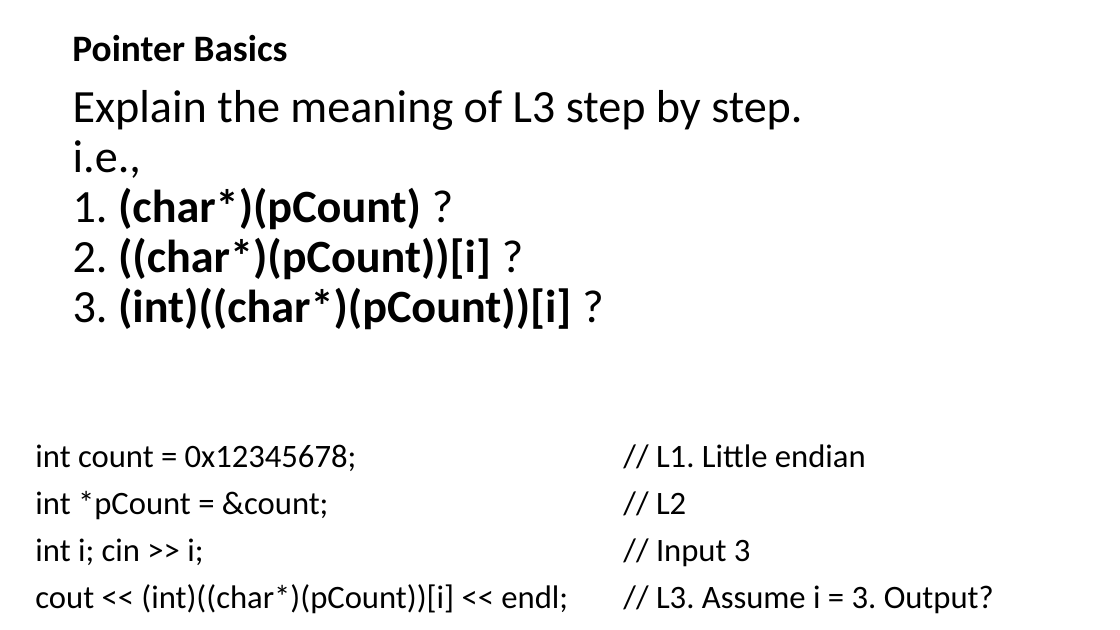
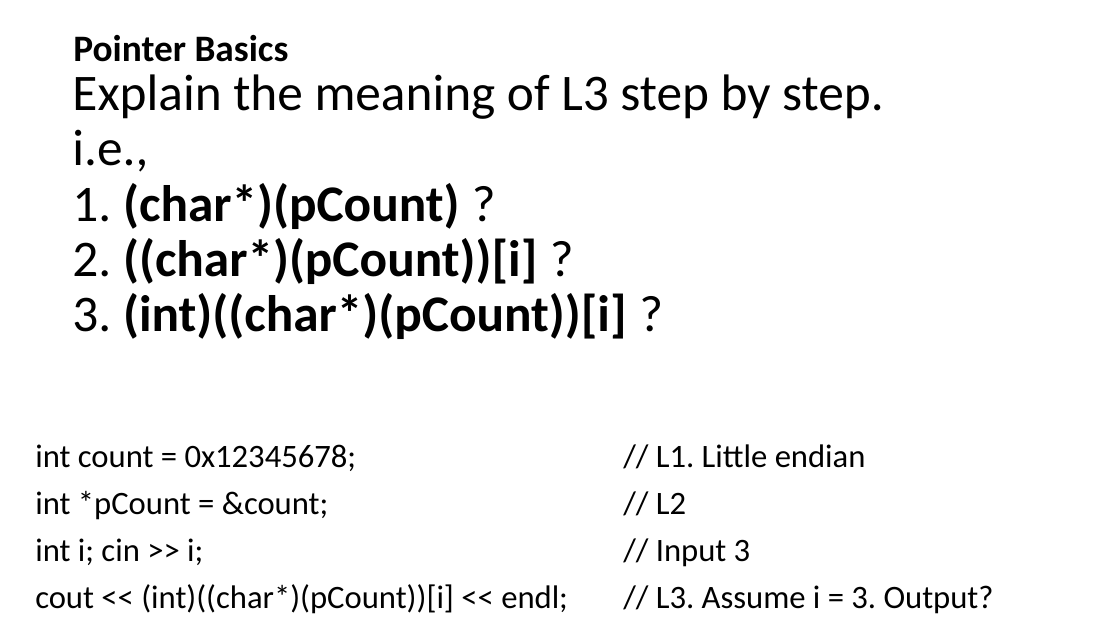
Before and after one commit to cies96035/OOP, a slide deck: slide 9 of 99_OOP_Exercises_2020Spring/99_01_Exercises_Pointers_1.5hours.pptx. Drawn at 1120x630 pixels with LibreOffice and Linux fonts; fonts in the diff are those of the drawing. Boxes give left, top, right and bottom in pixels: in the first picture for what was removed or moved away, otherwise in the second. Text is boxed around its words. In the diff, an @@ line names an element or a change of style, - is before the commit and + after.

```diff
--- a/99_OOP_Exercises_2020Spring/99_01_Exercises_Pointers_1.5hours.pptx
+++ b/99_OOP_Exercises_2020Spring/99_01_Exercises_Pointers_1.5hours.pptx
@@ text "Explain the meaning of L3 ..." at <box>72,74,884,339</box>: size 39.6 to 44 pt @@
```
Also in this commit, not shown: 13 other slides changed, 1 other file.
